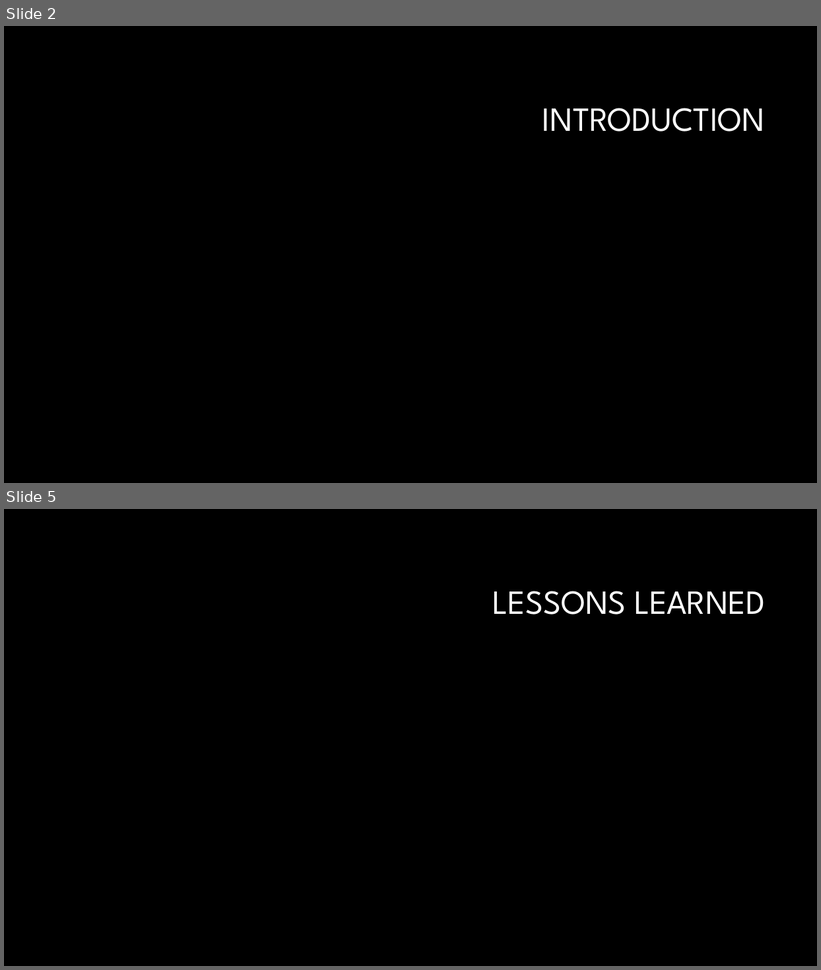
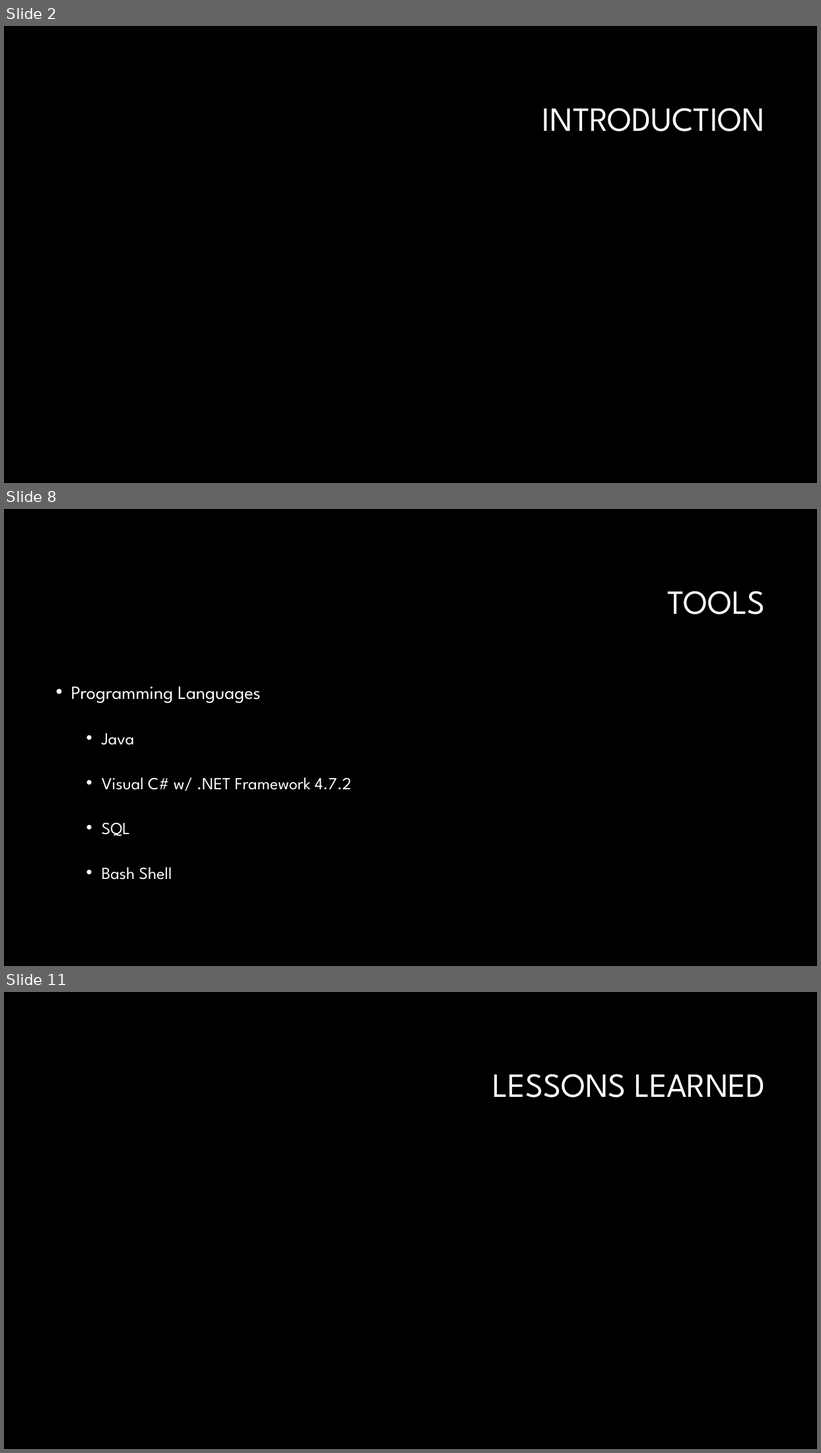
Before and after one commit to John-Neis/CSCI-463-Project, a slide deck: Presentation/Project_Presentation.pptx. Shown one above the other, each under a label of ours: slides 2 and 5 before the commit, slides 2, 8 and 11 after it; the slides between them are not shown. The pictures are 821x970 and 821x1453 pixels, drawn with LibreOffice and Linux fonts; fonts in the diff are those of the drawing; background and template pictures are left out. Boxes give left, top, right and bottom in pixels: in the first picture for what was removed or moved away, otherwise in the second. Text is boxed around its words. In the diff, an @@ line names an element or a change of style, - is before the commit and + after.

```diff
--- a/Presentation/Project_Presentation.pptx
+++ b/Presentation/Project_Presentation.pptx
@@ slide 8 added at (4,509,817,966), background #000000 @@
@@ title added at (667,591,765,615), 40 pt, text #FFFFFF @@
+TOOLS
@@ text added at (71,687,352,880), 20 pt, text #FFFFFF @@
+• Programming Languages
+  • Java
+  • Visual C# w/ .NET Framework 4.7.2
+  • SQL
+  • Bash Shell
@@ what was slide 5 is now slide 11 @@
```
Also in this commit, not shown: 1 slide changed, 6 other slides added, 1 slide removed, 6 other files.
